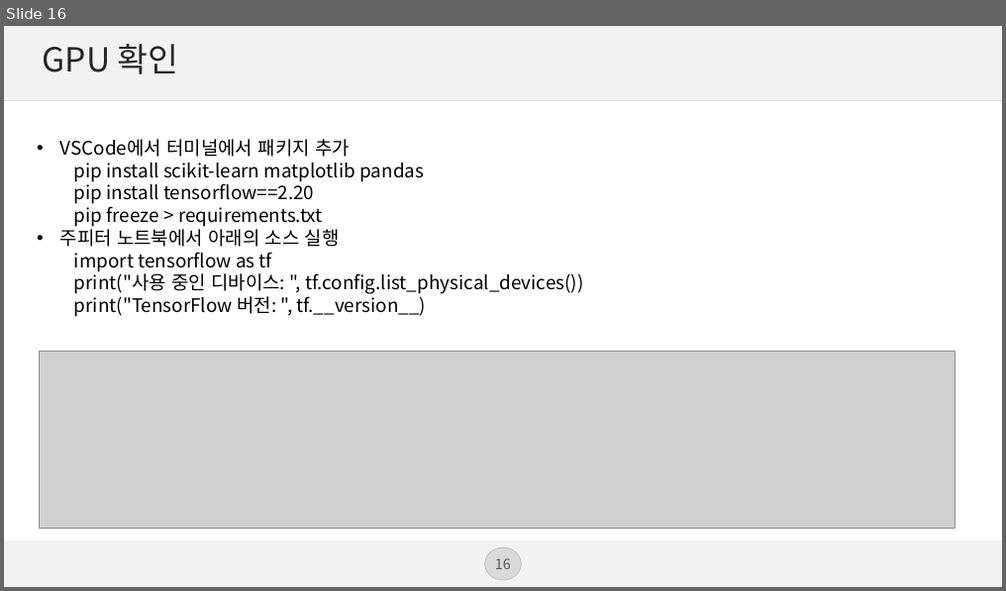
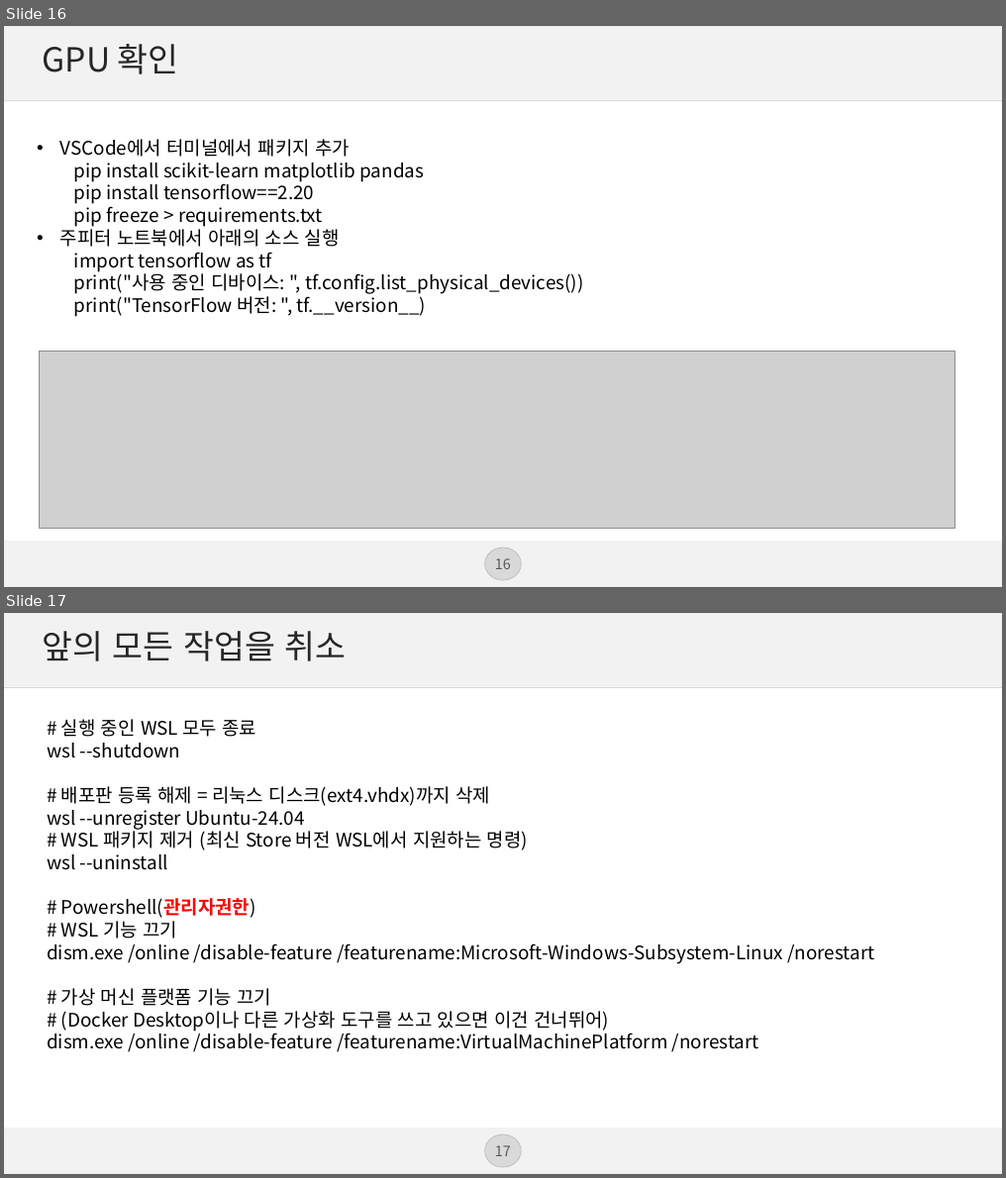
Before and after one commit to 4aix/ai, a slide deck: lecNote/0. Windows 11+3060 TI+WSL+Ubuntu22.04+tensorflow2.20 GPU 사용.pptx. Shown one above the other, each under a label of ours: slide 16 before the commit, slides 16 and 17 after it. The pictures are 1006x591 and 1006x1178 pixels, drawn with LibreOffice and Linux fonts; fonts in the diff are those of the drawing; grey boxes stand for pictures; background and template pictures are left out. Boxes give left, top, right and bottom in pixels: in the first picture for what was removed or moved away, otherwise in the second. Text is boxed around its words. In the diff, an @@ line names an element or a change of style, - is before the commit and + after.

Commit message:
wsl환경에서 vscode작업

```diff
--- a/lecNote/0. Windows 11+3060 TI+WSL+Ubuntu22.04+tensorflow2.20 GPU 사용.pptx
+++ b/lecNote/0. Windows 11+3060 TI+WSL+Ubuntu22.04+tensorflow2.20 GPU 사용.pptx
@@ slide 17 added at [4,613,1002,1174], background #FFFFFF; not listed: 5 template elements that a slide beside it also shows @@
@@ title added at [43,631,346,662], 32 pt, text #262626 @@
+앞의 모든 작업을 취소
@@ text added at [47,719,874,1053], 18 pt, text #000000 @@
+# 실행 중인 WSL 모두 종료
+wsl --shutdown
+# 배포판 등록 해제 = 리눅스 디스크(ext4.vhdx)까지 삭제
+wsl --unregister Ubuntu-24.04
+# WSL 패키지 제거 (최신 Store 버전 WSL에서 지원하는 명령)
+wsl --uninstall
+# Powershell(관리자권한)
+# WSL 기능 끄기
+dism.exe /online /disable-feature /featurename:Microsoft-Windows-Subsystem-Linux /norestart
+# 가상 머신 플랫폼 기능 끄기
+# (Docker Desktop이나 다른 가상화 도구를 쓰고 있으면 이건 건너뛰어)
+dism.exe /online /disable-feature /featurename:VirtualMachinePlatform /norestart
```
Also in this commit, not shown: 1 slide changed, 1 other file.
